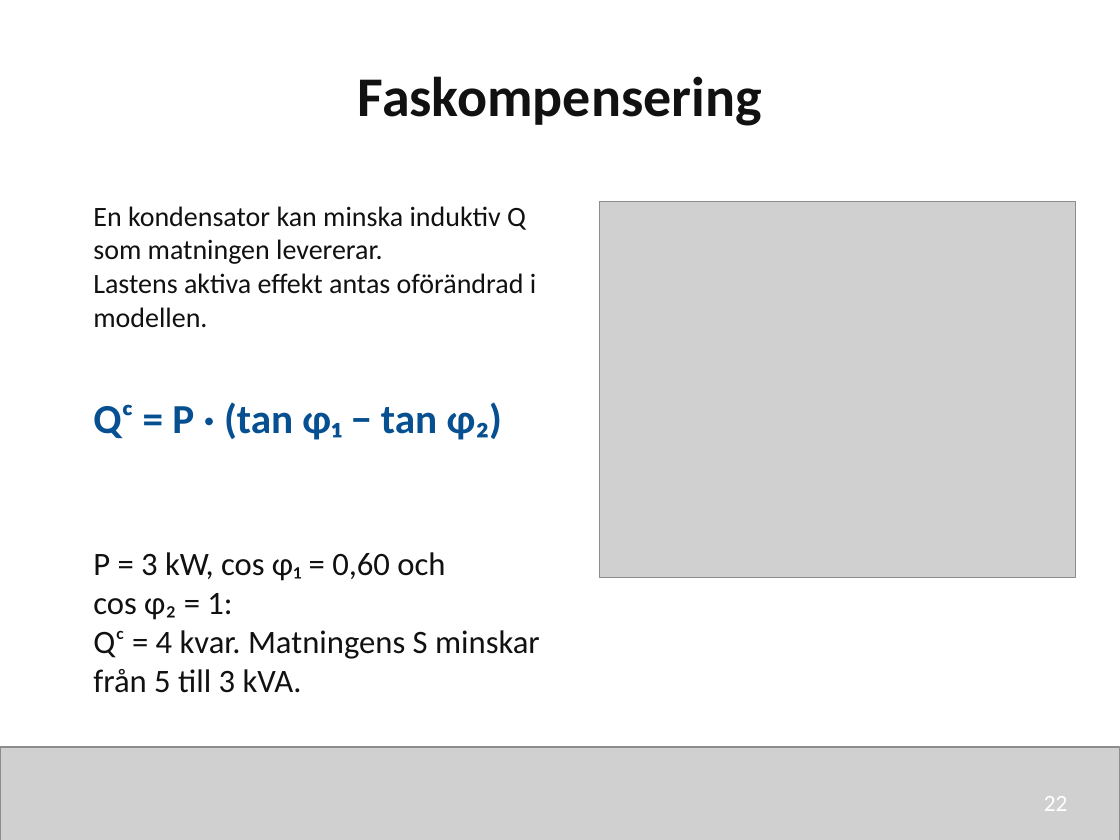
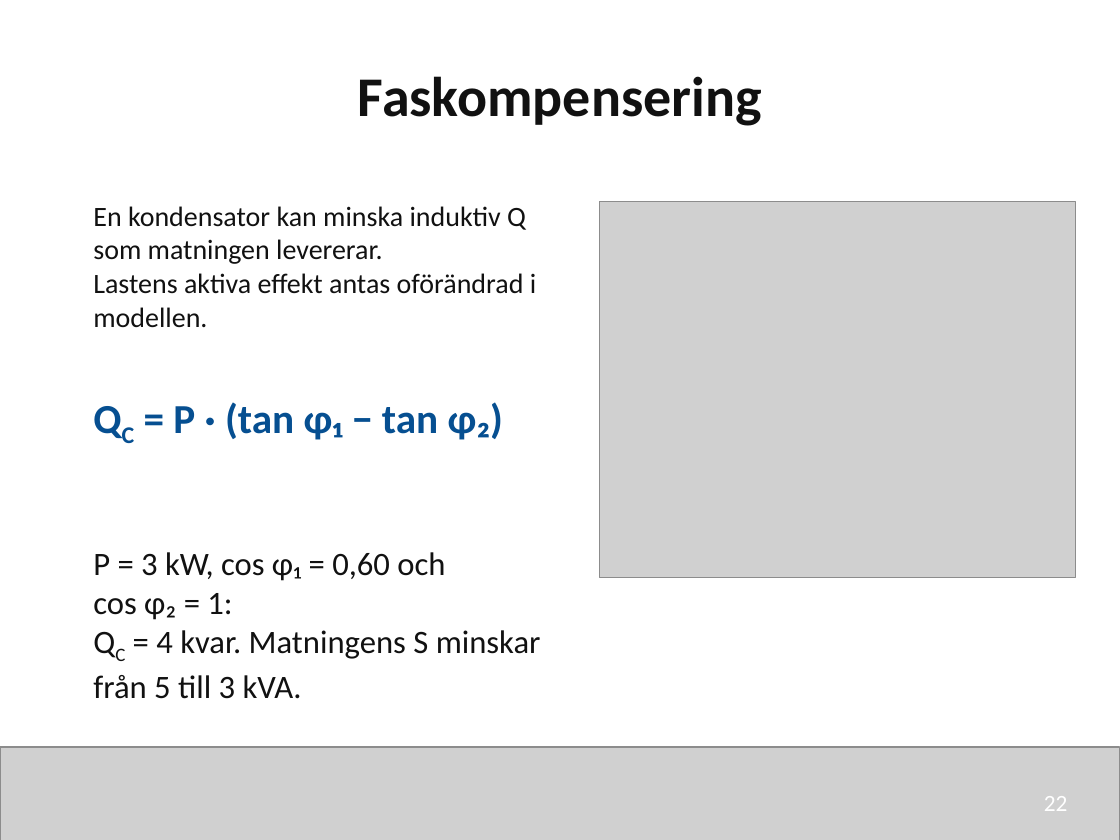
Before and after one commit to nj22az/nj22az.github.io, a slide deck: slide 22 of sjoskolan/vecka-40/aktuell/v40_03_Effekt_i_vaxelstromskretsar_elev.pptx. Drawn at 1120x840 pixels with LibreOffice and Linux fonts; fonts in the diff are those of the drawing; grey boxes stand for pictures. Boxes give left, top, right and bottom in pixels: in the first picture for what was removed or moved away, otherwise in the second. Text is boxed around its words. In the diff, an @@ line names an element or a change of style, - is before the commit and + after.

```diff
--- a/sjoskolan/vecka-40/aktuell/v40_03_Effekt_i_vaxelstromskretsar_elev.pptx
+++ b/sjoskolan/vecka-40/aktuell/v40_03_Effekt_i_vaxelstromskretsar_elev.pptx
@@ text at (x1=173, y1=402, x2=504, y2=440): text changed @@
-Qᶜ = P · (tan φ₁ − tan φ₂)
+QC = P · (tan φ₁ − tan φ₂)
@@ text at (x1=93, y1=630, x2=541, y2=699): text changed @@
-Qᶜ = 4 kvar. Matningens S minskar från 5 till 3 kVA.
+QC = 4 kvar. Matningens S minskar från 5 till 3 kVA.
```
Also in this commit, not shown: 5 other slides changed, 12 other files.
